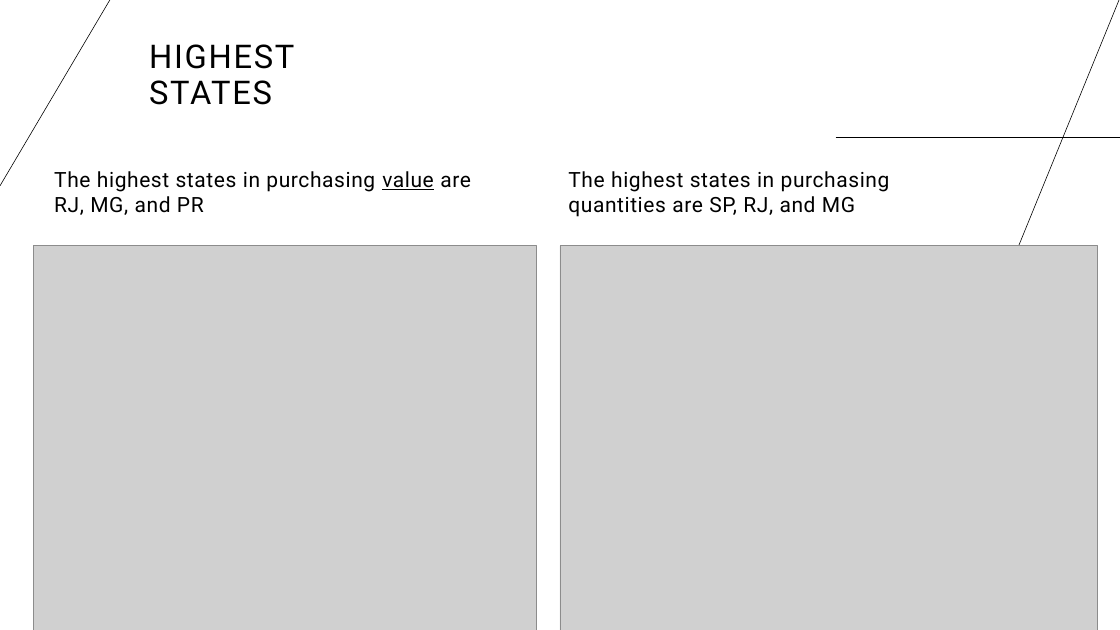
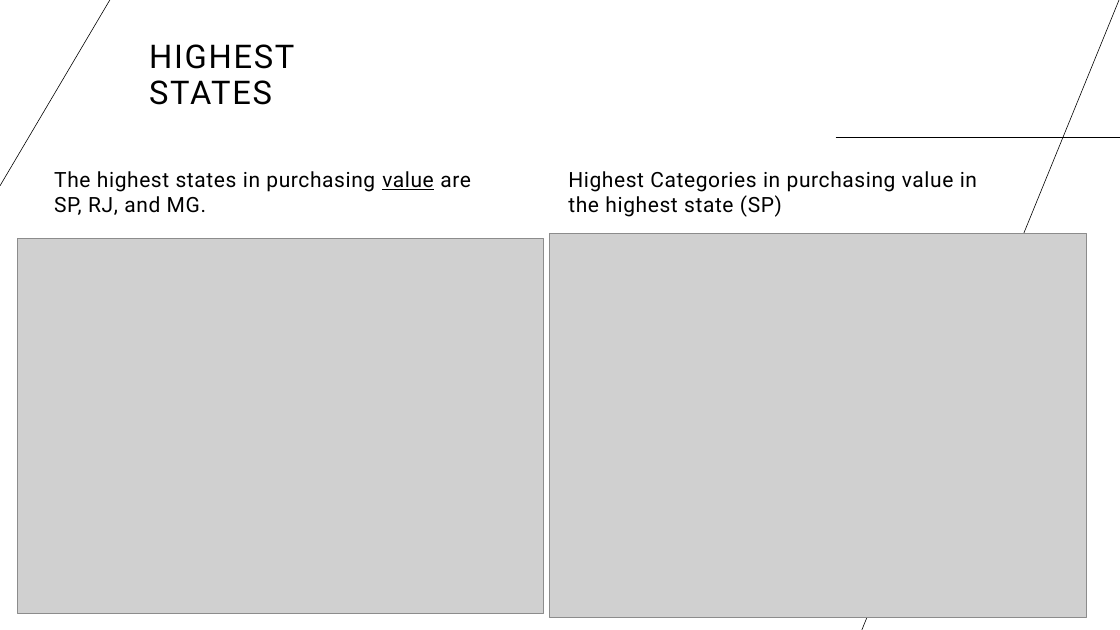
Before and after one commit to a7mdNasrr/Olist-Brazilian-E-commerce, a slide deck: slide 12 of Olist Brazilian E-commerce Presentation.pptx (slide 8 before the commit). Drawn at 1120x630 pixels with LibreOffice and Linux fonts; fonts in the diff are those of the drawing; grey boxes stand for pictures. Boxes give left, top, right and bottom in pixels: in the first picture for what was removed or moved away, otherwise in the second. Text is boxed around its words. In the diff, an @@ line names an element or a change of style, - is before the commit and + after.

```diff
--- a/Olist Brazilian E-commerce Presentation.pptx
+++ b/Olist Brazilian E-commerce Presentation.pptx
@@ text at bbox=[54, 171, 471, 215]: text changed @@
-The highest states in purchasing value are RJ, MG, and PR
+The highest states in purchasing value are SP, RJ, and MG.
@@ text at bbox=[568, 171, 977, 217]: text changed @@
-The highest states in purchasing quantities are SP, RJ, and MG
+Highest Categories in purchasing value in the highest state (SP)
@@ picture: place and size @@
-picture at bbox=[33, 246, 536, 630]
+picture at bbox=[18, 238, 544, 613]
@@ picture: place and size @@
-picture at bbox=[560, 246, 1098, 630]
+picture at bbox=[549, 234, 1087, 618]
```
Also in this commit, not shown: 5 other slides changed, 7 slides added.
